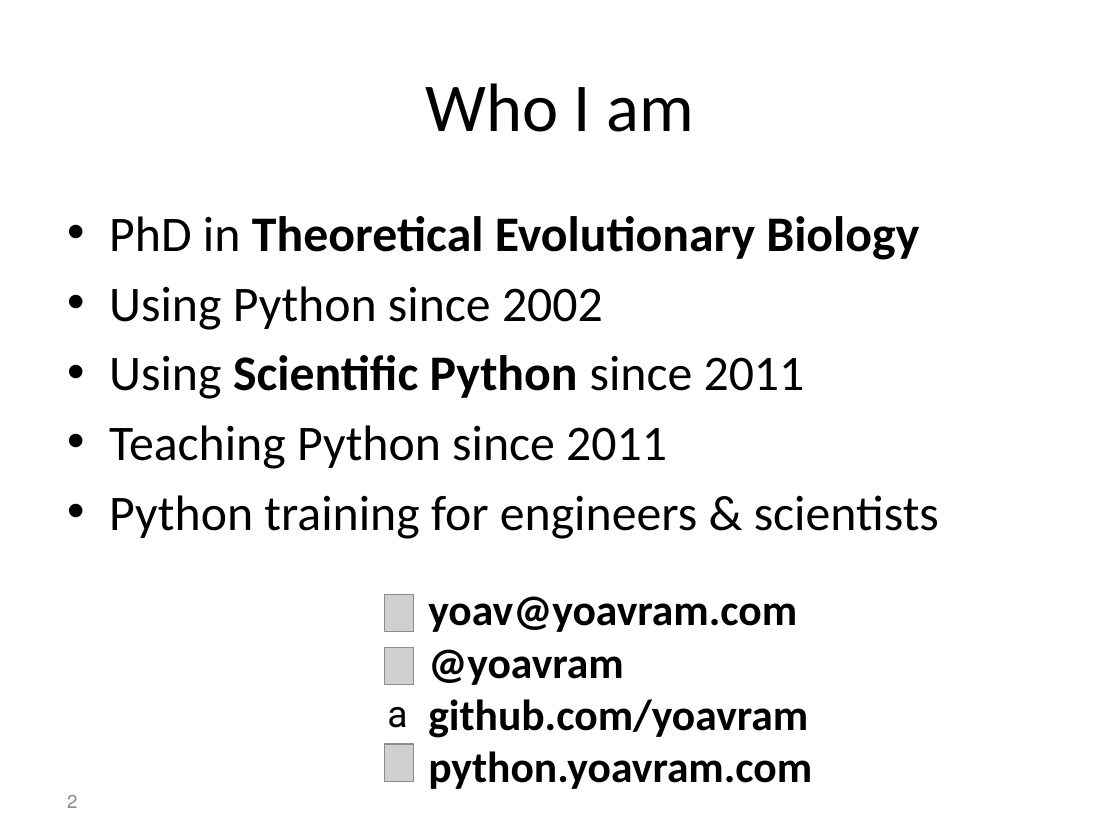
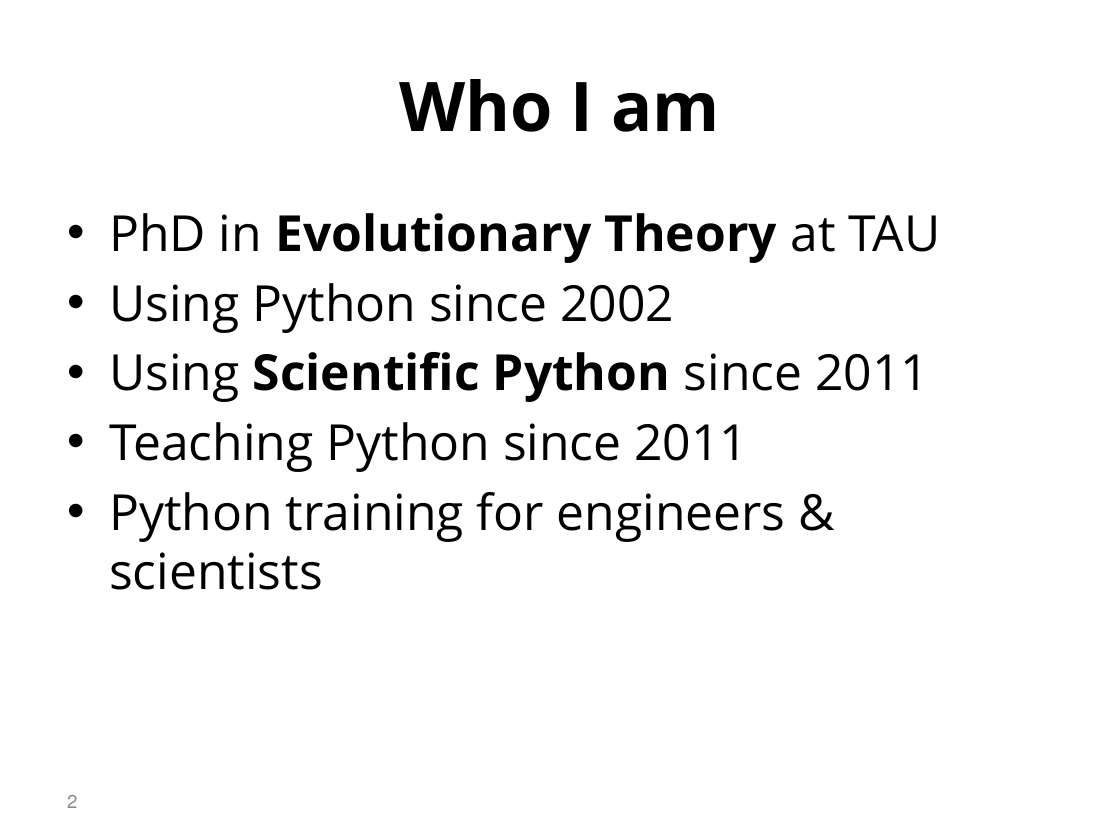
Before and after one commit to yoavram/PyConIL2016, a slide deck: slide 2 of presentation.pptx. Drawn at 1120x840 pixels with LibreOffice and Linux fonts; fonts in the diff are those of the drawing; grey boxes stand for pictures. Boxes give left, top, right and bottom in pixels: in the first picture for what was removed or moved away, otherwise in the second. Text is boxed around its words. In the diff, an @@ line names an element or a change of style, - is before the commit and + after.

Commit message:
modified fonts

```diff
--- a/presentation.pptx
+++ b/presentation.pptx
@@ title "Who I am" at [400, 79, 719, 132]: font Calibri to Open Sans, bold on @@
@@ text at [109, 213, 941, 263]: text changed; font Calibri to Open Sans @@
-• PhD in Theoretical Evolutionary Biology
+• PhD in Evolutionary Theory at TAU
@@ text at [109, 283, 929, 590]: font Calibri to Open Sans in "Using Python since 2002", "Using Scientific Python since 2011", "Teaching Python since 2011", "Python training for engineers & scientists" @@
@@ group removed at [385, 595, 812, 789]: 3 pictures, 2 texts @@
-yoav@yoavram.com
-@yoavram
-github.com/yoavram
-python.yoavram.com
-a
```
Also in this commit, not shown: 59 other slides changed, 4 slides added, 3 slides removed.
